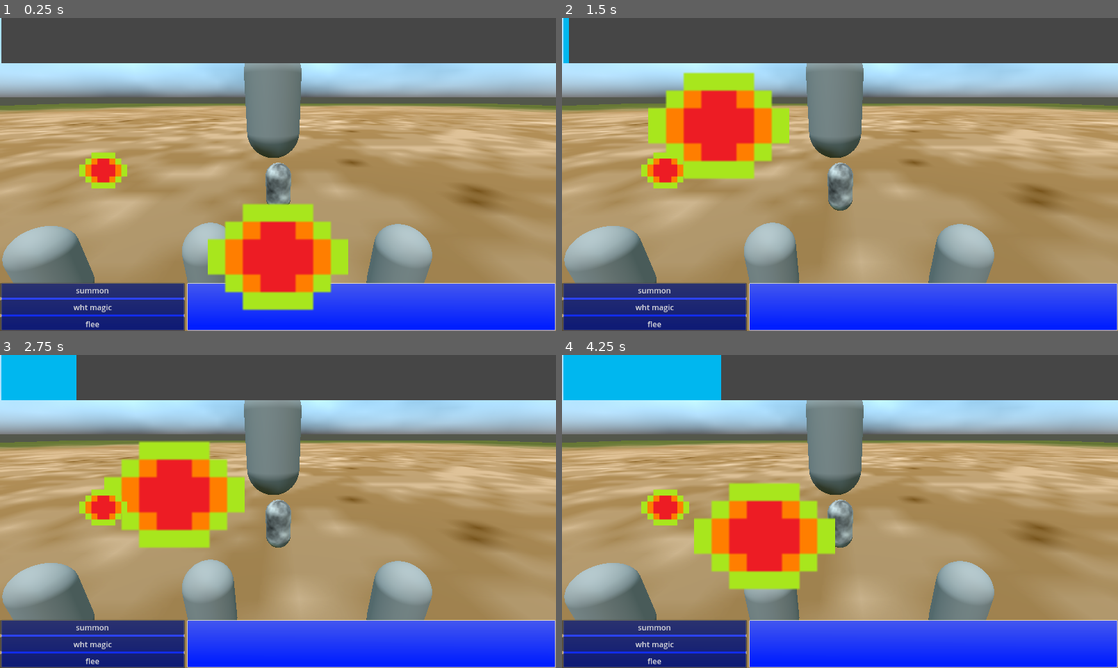
Above: before the commit, frames 1-4 (two rows, left to right).
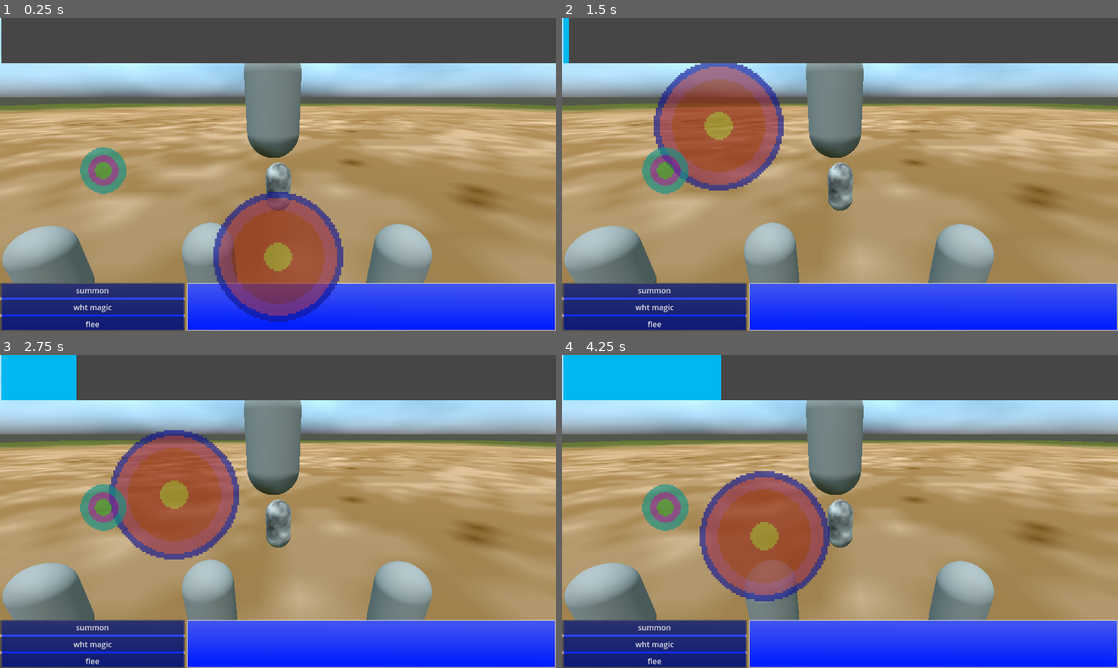
Above: after the commit, the same moments.

Repository: ludovino/BuiltToScale2024
Game: Godot game, scene res://battle/battle_scene.tscn
Two runs of this game, one before a commit and one after it. Both use one fixed random seed, a clock stepped at 60 frames per second and the inputs below.
Inputs:
- Up to frame 1 (0.25 s): no input
- Up to frame 2 (1.5 s): tap Enter (ui_accept) at 0.5, 0.77 s; hold Right (ui_right) 0.53-1.28 s; hold Left (ui_left) from 1.28 s (still down)
- Up to frame 3 (2.75 s): tap Enter (ui_accept) at 1.52 s; release Left (ui_left) at 2.03 s; hold Right (ui_right) from 2.03 s (still down)
- Up to frame 4 (4.25 s): tap Enter (ui_accept) at 3.02, 3.77 s; release Right (ui_right) at 3.53 s; hold Left (ui_left) from 3.53 s (still down)

The runs differ from the first frame. In frame 1, 8.8% of the frame differs, in the area x 14-63%, y 41-98%; in frame 2, 8.4%; in frame 3, 8.4%; in frame 4, 8.8%, in the area x 14-50%, y 37-79%.

Commit message:
set up new spirit sprites for spirit align scene

Diff:
--- a/spirit_align/spirit_align_scene.tscn
+++ b/spirit_align/spirit_align_scene.tscn
@@ -1,7 +1,8 @@
-[gd_scene load_steps=4 format=3 uid="uid://crj2cof0n4h37"]
+[gd_scene load_steps=5 format=3 uid="uid://crj2cof0n4h37"]
 
 [ext_resource type="Script" path="res://spirit_align/spirit_align_minigame.gd" id="1_osbdv"]
-[ext_resource type="Texture2D" uid="uid://b4vihmbrc3rnl" path="res://battle/demon_pellet_64x64.png" id="2_b3hlr"]
+[ext_resource type="Texture2D" uid="uid://cyl6icwvdxrjd" path="res://spirit_align/textures/demon_spirit_circle_big.png" id="2_k52wv"]
+[ext_resource type="Texture2D" uid="uid://bgfui672of06x" path="res://spirit_align/textures/player_spirit_circle_big.png" id="3_tblqp"]
 
 [sub_resource type="CircleShape2D" id="CircleShape2D_djc5d"]
 
@@ -18,7 +19,8 @@
 shape = SubResource("CircleShape2D_djc5d")
 
 [node name="Sprite2D" type="Sprite2D" parent="DemonSpiritArea"]
-texture = ExtResource("2_b3hlr")
+scale = Vector2(0.03, 0.03)
+texture = ExtResource("2_k52wv")
 
 [node name="PlayerSpiritArea" type="Area2D" parent="."]
 position = Vector2(213, 315)
@@ -26,3 +28,7 @@
 
 [node name="CollisionShape2D" type="CollisionShape2D" parent="PlayerSpiritArea"]
 shape = SubResource("CircleShape2D_djc5d")
+
+[node name="Sprite2D" type="Sprite2D" parent="PlayerSpiritArea"]
+scale = Vector2(0.04, 0.04)
+texture = ExtResource("3_tblqp")
--- a/spirit_align/spirit_align_scene_3d.tscn
+++ b/spirit_align/spirit_align_scene_3d.tscn
@@ -1,7 +1,8 @@
-[gd_scene load_steps=8 format=3 uid="uid://cqqmnp4s4efji"]
+[gd_scene load_steps=9 format=3 uid="uid://cqqmnp4s4efji"]
 
 [ext_resource type="Script" path="res://spirit_align/spirit_align_minigame.gd" id="1_ll5ol"]
-[ext_resource type="Texture2D" uid="uid://b4vihmbrc3rnl" path="res://battle/demon_pellet_64x64.png" id="2_dcwm2"]
+[ext_resource type="Texture2D" uid="uid://cyl6icwvdxrjd" path="res://spirit_align/textures/demon_spirit_circle_big.png" id="2_6c612"]
+[ext_resource type="Texture2D" uid="uid://bgfui672of06x" path="res://spirit_align/textures/player_spirit_circle_big.png" id="3_5ojf1"]
 [ext_resource type="Texture2D" uid="uid://b1cyvipr53bek" path="res://hell_gates/textures/progress_bar_empty_big (1).png" id="3_uhv2x"]
 [ext_resource type="Texture2D" uid="uid://72aluedr6b8o" path="res://hell_gates/textures/progress_bar_full_big.png" id="4_uyd1w"]
 
@@ -36,8 +37,8 @@
 shape = SubResource("CircleShape2D_djd2j")
 
 [node name="Sprite2D" type="Sprite2D" parent="DemonSpiritArea"]
-scale = Vector2(0.325, 0.325)
-texture = ExtResource("2_dcwm2")
+scale = Vector2(0.03, 0.03)
+texture = ExtResource("2_6c612")
 
 [node name="PlayerSpiritArea" type="Area2D" parent="."]
 position = Vector2(213, 315)
@@ -47,8 +48,8 @@
 shape = SubResource("CircleShape2D_mq2xc")
 
 [node name="Sprite2D" type="Sprite2D" parent="PlayerSpiritArea"]
-scale = Vector2(0.31, 0.31)
-texture = ExtResource("2_dcwm2")
+scale = Vector2(0.04, 0.04)
+texture = ExtResource("3_5ojf1")
 
 [node name="TextureProgressBar" type="TextureProgressBar" parent="."]
 offset_left = 1.0
Binary file added: spirit_align/textures/demon_spirit_circle_big.png
Not shown, added: spirit_align/textures/demon_spirit_circle_big.png.import
Binary file added: spirit_align/textures/player_spirit_circle_big.png
Not shown, added: spirit_align/textures/player_spirit_circle_big.png.import
